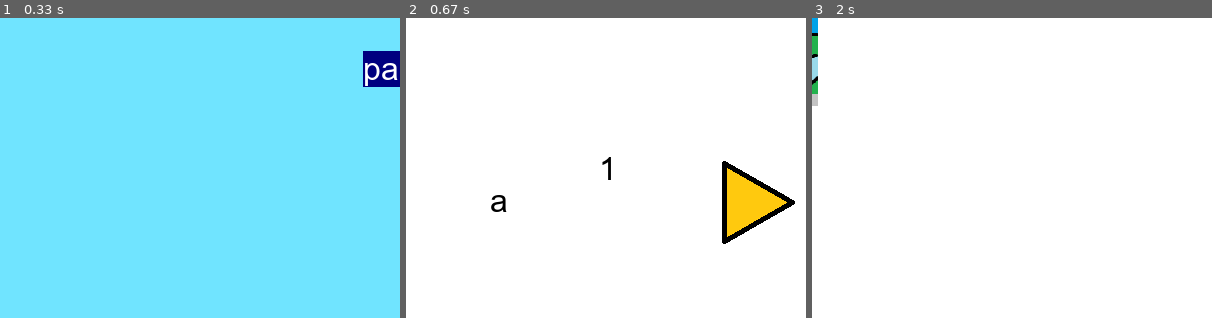
Above: before the commit, frames 1-3 (left to right).
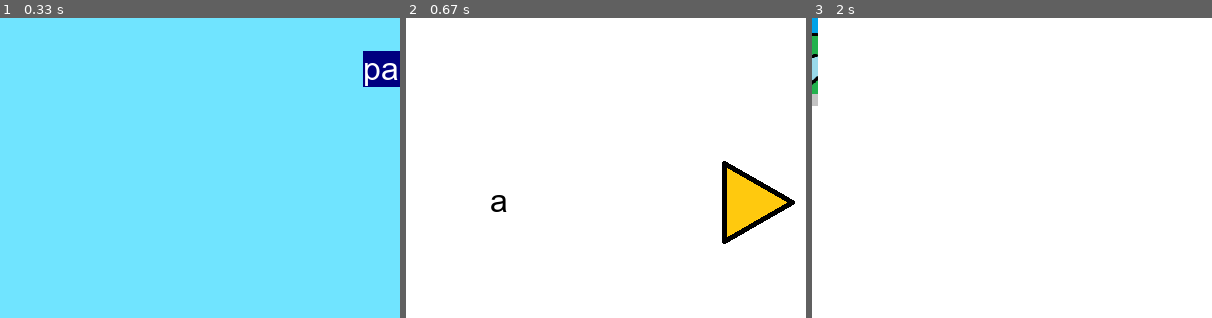
Above: after the commit, the same moments.

Repository: Cynthia7979/Small-Games
Game: pygame game, started from AppleApple!/AppleApple！.py
Same seed, same stepped clock (60 frames per second), same inputs: the game is played once before the commit and once after it. The source is Python 2; it was converted automatically to run under Python 3.
Inputs (mouse positions are % of the whole screen's width and height, from its top left):
- Up to frame 1 (0.33 s): no input
- Up to frame 2 (0.67 s): click "pack" at 0.38 s
- Up to frame 3 (2 s): press the mouse at (82, 50) at 0.7 s; move the mouse to (70, 61) at 0.8 s; release the mouse at (58, 71) at 0.93 s; click "back" at 1.05 s; click (3, 4) at 1.55 s; click "explore" at 1.88 s
The pictures show only the part of the screen within x 38-88%, y 20-70%; the shares and areas given below are measured in that part.

Frame 1 is identical in both runs. In frame 2, less than 0.1% of the frame differs, in the area x 49-52%, y 46-54%; in frame 3, nothing differs.

Commit message:
updated Apple Apple, added more annotations

Diff:
--- a/AppleApple!/AppleApple！.py
+++ b/AppleApple!/AppleApple！.py
@@ -53,9 +53,9 @@
 # Coming "soon"!!
 
 
+# item initalizing
 # materials
 wood = Material('wood', False, 3)
-
 rock = Material('rock', False, 2)
 feather = Material('feather', False, 2)
 wool = Material('wool', False, 10)
@@ -95,9 +95,10 @@
 placeToMobs = {'forest': (tree, tree, tree, tree, tree), 'farm': (cow, chicken, chicken, sheep)}
 
 
-def main(): # so messy QAQ
+def main():
+    pygame.init()
     pack = {}
-    pygame.init()
+
 
     # load stats from file
     name, apple, appleTree, costPerTree, thingsToAdd = readFile()
@@ -107,7 +108,7 @@
             pack[thing] += 1
         else:
             pack[thing] = 1
-    #print thing
+    # print thing
     # initalizing
     DISPLAYSURF = pygame.display.set_mode((screenWidth,screenHeight))
     pygame.display.set_caption('Apple Apple!')
@@ -134,67 +135,74 @@
         appleTextRect.topleft = (60, 10)
 
         # draw screen
-        if currentScreen == 'main':
+        if currentScreen == 'main': # main screen
             DISPLAYSURF.fill(SKYBLUE)
             x = 0
             for i in range(appleTree):
                 DISPLAYSURF.blit(tree, (x, 420))
                 x += 15
+            # explore button
             exploreTextSurf = font.render('explore', True, WHITE, NAVYBLUE)
             exploreTextRect = exploreTextSurf.get_rect()
             exploreRect = pygame.Rect(670, 80, exploreTextRect.width, exploreTextRect.height)
             exploreTextRect.topleft = (670, 80)
             DISPLAYSURF.blit(exploreTextSurf, exploreTextRect)
+            # pack button
             packTextSurf = font.render('pack', True, WHITE, NAVYBLUE)
             packTextRect = exploreTextSurf.get_rect()
             packRect = pygame.Rect(670, 150, packTextRect.width, packTextRect.height)
             packTextRect.topleft = (670,150)
             DISPLAYSURF.blit(packTextSurf, packTextRect)
+            # event handling loop
             for event in pygame.event.get():
                 if event.type == MOUSEBUTTONUP:
                     x,y = event.pos
-                    if pygame.Rect(x,y, 1, 1).colliderect(exploreRect):
+                    if pygame.Rect(x,y, 1, 1).colliderect(exploreRect): # clicked explore button
                         currentScreen = 'explore choose'
-                    elif pygame.Rect(x,y,1,1).colliderect(packRect):
+                    elif pygame.Rect(x,y,1,1).colliderect(packRect): # clicked pack button
                         currentScreen = 'pack'
-                    elif pygame.Rect(x,y,1,1).colliderect(appleImgRect):
+                    elif pygame.Rect(x,y,1,1).colliderect(appleImgRect): # clicked apple icon (to pick apple)
                         apple += pickApple(appleTree)
                 elif event.type == QUIT:
                     pygame.quit()
                     sys.exit()
-        elif currentScreen == 'explore choose':
+        elif currentScreen == 'explore choose': # explore destination choosing screen
             thingReturned = exploreChoosingScreen(DISPLAYSURF,font,places)
-            if thingReturned:
-                if thingReturned == 'main':
+            if thingReturned: # returned something
+                if thingReturned == 'main': # go back
                     currentScreen = 'main'
-                elif thingReturned[:4] == 'goto':
+                elif thingReturned[:4] == 'goto': # explore somewhere
                     currentScreen = 'place' + thingReturned[4:]
                     #while True:
                         #print thingReturned[4:]
                     #currentScreen = 'main'
-        elif currentScreen == 'pack':
-            do, back = packScreen(DISPLAYSURF,font,pack,currentItem)
-            if currentItem < len(pack)-1 and currentItem > -len(pack):
+        elif currentScreen == 'pack': # pack viewing and managing screen
+            do, back = packScreen(DISPLAYSURF,font,pack,currentItem) # to switch item or not and go back or not
+            if currentItem < len(pack)-1 and currentItem > -len(pack): # not out of range
                 currentItem += do
             else:
-                currentItem = 0
+                currentItem = 0 # start over
             if back:
-                currentScreen = 'main'
-        elif currentScreen[:5] == 'place':
+                currentScreen = 'main' # go back
+        elif currentScreen[:5] == 'place': # exploring screen, working on
             DISPLAYSURF.fill(SKYBLUE)
-            place = currentScreen[5:]
-            mobs = placeToMobs[place]
+            place = currentScreen[5:] # cut the place string
+            mobs = placeToMobs[place] # get mobs to fight against
+            # draw tip text
             tipTextSurface = font.render(tipText,True,BLACK)
             tipTextRect = tipTextSurface.get_rect()
             tipTextRect.center = (400,50)
             DISPLAYSURF.blit(tipTextSurface,tipTextRect)
-            currentMob = 0
+            # draw health (blood) icon
             bloodIcon = pygame.image.load('./bloodIcon.png')
+            DISPLAYSURF.blit(bloodIcon,(0,80))
+            # draw health (blood) measure (how many)
             bloodTextSurf = font.render(': ' + str(blood),True,BLACK)
             bloodTextRect = bloodTextSurf.get_rect()
             bloodTextRect.topleft = (60,80)
             DISPLAYSURF.blit(bloodTextSurf,bloodTextRect)
-            DISPLAYSURF.blit(bloodIcon,(0,80))
+            # initalize current mob
+            currentMob = 0
             # TODO: fighting with mob and get things system
 
 
@@ -210,20 +218,21 @@
 
 
 
-        pygame.display.update()
+        pygame.display.update() # update the window
 
 
 
 def packScreen(DISPLAYSURF,font,pack,currentItem):
-    do = 0
-    back = False
+    do = 0 # switch the item
+    back = False # go back to home page?
 
     DISPLAYSURF.fill(WHITE)
+    # draw 'Pack' title
     titleSurf = font.render('Pack',True,BLACK)
     titleRect = titleSurf.get_rect()
     titleRect.center = (400,50)
     DISPLAYSURF.blit(titleSurf,titleRect)
-
+    # draw arrows
     leftArrow = pygame.image.load('./left.png')
     leftRect = leftArrow.get_rect()
     leftRect.topleft = (100,250)
@@ -232,7 +241,7 @@
     rightRect.topleft = (600,250)
     DISPLAYSURF.blit(leftArrow,(100,250))
     DISPLAYSURF.blit(rightArrow,(600,250))
-
+    # draw back button
     backTextSurf = font.render('back', True, WHITE, NAVYBLUE)
     backTextRect = backTextSurf.get_rect()
     backButtonRect = pygame.Rect(700, 500, backTextRect.width, backTextRect.height)
@@ -255,6 +264,7 @@
 #        DISPLAYSURF.blit(itemSurf,itemRect)
     itemTexts = {}
     for item in pack.keys():
+        # set item name and number (how many of the item)
         itemSurf = font.render(item, True, BLACK)
         itemRect = itemSurf.get_rect()
         itemRect.center = (400,300)
@@ -262,9 +272,10 @@
         numRect = numSurf.get_rect()
         numRect.topleft = (500,250)
         itemTexts[item] = [itemSurf,itemRect,numSurf,numRect]
-    isurf,irect,nsurf,nrect = itemTexts[itemTexts.keys()[currentItem]]
+# item surf;rect,number surf;rect
+    isurf,irect,nsurf,nrect = itemTexts[itemTexts.keys()[currentItem]] # change to current item name
     DISPLAYSURF.blit(isurf,irect)
-    DISPLAYSURF.blit(nsurf,nrect)
+    # event handling loop
     for event in pygame.event.get():
         if event.type == MOUSEBUTTONUP:
             x,y = event.pos
@@ -283,7 +294,7 @@
 def readFile():
     f = open('.\UsrStat.txt')
     texts = f.read()
-    category = texts.split('\n\n')
+    category = texts.split('\n\n') # player stats and pack things
     details = []
     for part in category:
         splited = part.split('\n')
@@ -295,12 +306,13 @@
             details.append(s)
             # print s
     pack = details[4:]
+    #       playername       apple       apple tree   apple cost per tree
     return details[0], int(details[1]), int(details[2]), int(details[3]), pack
 
 
 def pickApple(appleTree):
-    tuple = (False, False, True)
-    doExtra = random.choice(tuple)
+    tuple = (False, False, True) # percent to have extra apple
+    doExtra = random.choice(tuple) # decide if to have extra apple
     if doExtra:
         applePerTree = 5
     else:
@@ -308,8 +320,8 @@
     return appleTree * applePerTree
 
 
-def buyJustice(money, thing):
-    if thing.cost > money:
+def buyJustice(apple, thing):
+    if thing.cost > apple:
         return False
     else:
         return True
@@ -324,20 +336,23 @@
 
 def exploreChoosingScreen(DISPLAYSURF,font,places):
     DISPLAYSURF.fill(WHITE)
+    # set question texts
     questionSurf = font.render('Please choose the place to go', True, BLACK)
     questionRect = questionSurf.get_rect()
     questionRect.center = (400, 50)
     DISPLAYSURF.blit(questionSurf, questionRect)
-
+    # set back button
     backTextSurf = font.render('back', True, WHITE, NAVYBLUE)
     backTextRect = backTextSurf.get_rect()
     backButtonRect = pygame.Rect(700, 500, backTextRect.width, backTextRect.height)
     backTextRect.topleft = (700, 500)
     DISPLAYSURF.blit(backTextSurf, backTextRect)
+    # initalize x and y
     x = 50
     y = 100
     placeRects = {}
     for place in places.keys():
+        # set place image
         placeSurf = places[place]
         placeRect = placeSurf.get_rect()
         placeRect.topleft = (x,y)
@@ -347,14 +362,15 @@
         if x >= 800:
             y += 150
             x = 50
+    # event handling loop
     for event in pygame.event.get():
         if event.type == MOUSEBUTTONUP:
             x,y = event.pos
-            if pygame.Rect(x,y,1,1).colliderect(backButtonRect):
+            if pygame.Rect(x,y,1,1).colliderect(backButtonRect): # back button
                 #print 'back!'
                 return 'main'
             for place in placeRects.keys():
-                if pygame.Rect(x,y,1,1).colliderect(placeRects[place][1]):
+                if pygame.Rect(x,y,1,1).colliderect(placeRects[place][1]): # go to this place
                     return 'goto' + place
 
         elif event.type == QUIT:
